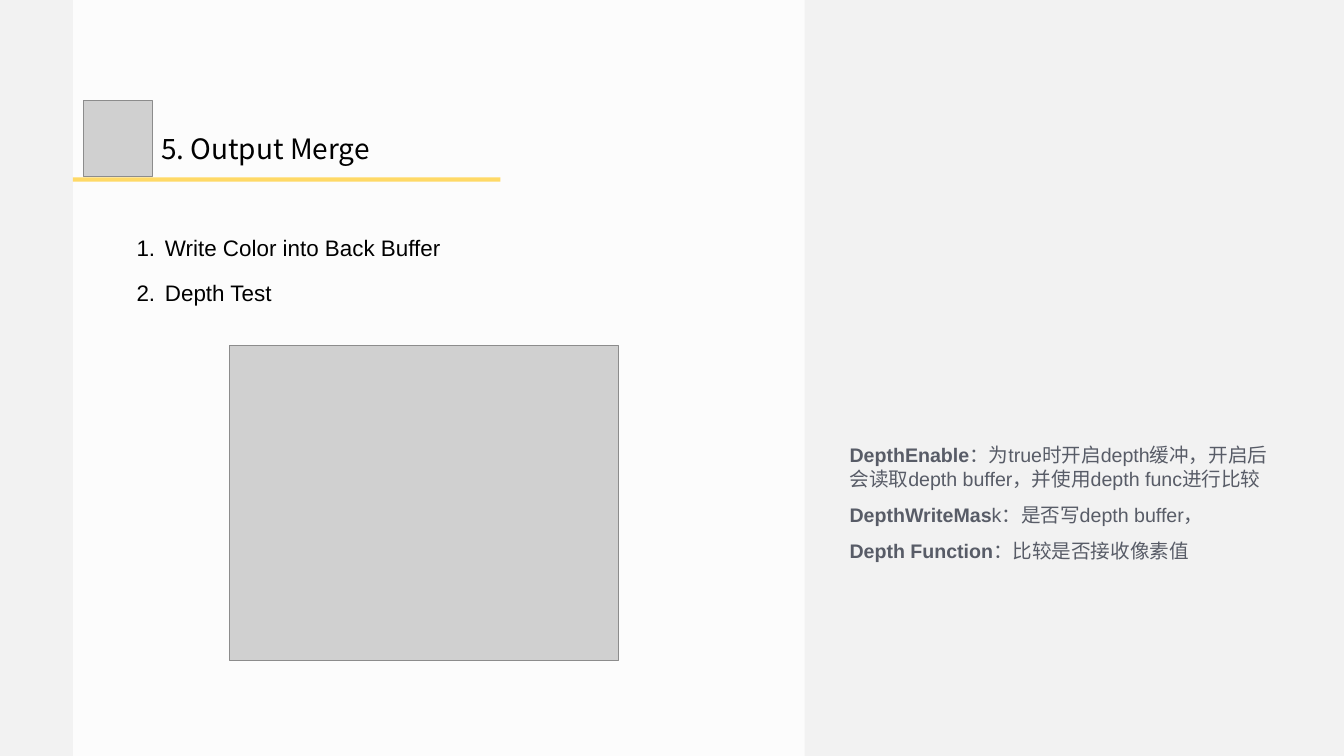
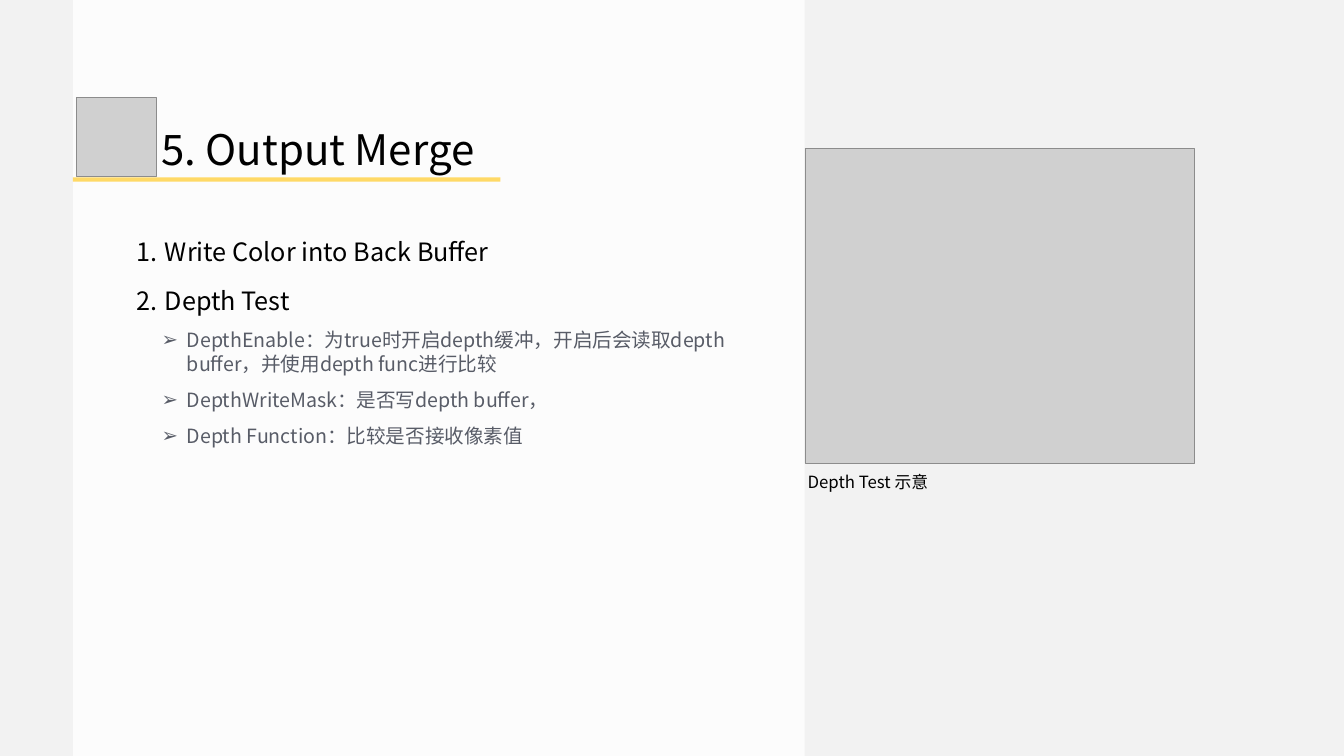
Before and after one commit to doomlover/KSGameEngineTutorials, a slide deck: slide 22 of PPTs/03.深入DX12绘制一.pptx (slide 17 before the commit). Drawn at 1344x756 pixels with LibreOffice and Linux fonts; fonts in the diff are those of the drawing; grey boxes stand for pictures. Boxes give left, top, right and bottom in pixels: in the first picture for what was removed or moved away, otherwise in the second. Text is boxed around its words. In the diff, an @@ line names an element or a change of style, - is before the commit and + after.

```diff
--- a/PPTs/03.深入DX12绘制一.pptx
+++ b/PPTs/03.深入DX12绘制一.pptx
@@ picture: place and size @@
-picture at box(84, 100, 152, 176)
+picture at box(77, 97, 156, 176)
@@ text "5. Output Merge" at box(161, 133, 475, 176): size 40 to 60 pt, font Noto Sans CJK JP to Noto Sans CJK SC @@
@@ picture: place and size @@
-picture at box(229, 346, 618, 661)
+picture at box(805, 148, 1194, 463)
@@ text at box(165, 240, 488, 316): size 32 to 36 pt, font Arial to Noto Sans CJK SC in "Write Color into Back Buffer", "Depth Test" @@
@@ text at box(187, 330, 725, 448): paragraphs added @@
+  ➢ DepthEnable：为true时开启depth缓冲，开启后会读取depth buffer，并使用depth func进行比较
+  ➢ DepthWriteMask：是否写depth buffer，
+  ➢ Depth Function：比较是否接收像素值
@@ text removed at box(850, 447, 1268, 562) @@
-DepthEnable：为true时开启depth缓冲，开启后会读取depth buffer，并使用depth func进行比较
-DepthWriteMask：是否写depth buffer，
-Depth Function：比较是否接收像素值
@@ text added at box(808, 474, 929, 492), 24 pt, text #000000 @@
+Depth Test 示意
```
Also in this commit, not shown: 18 other slides changed, 14 slides added, 15 slides removed, 1 other file.
